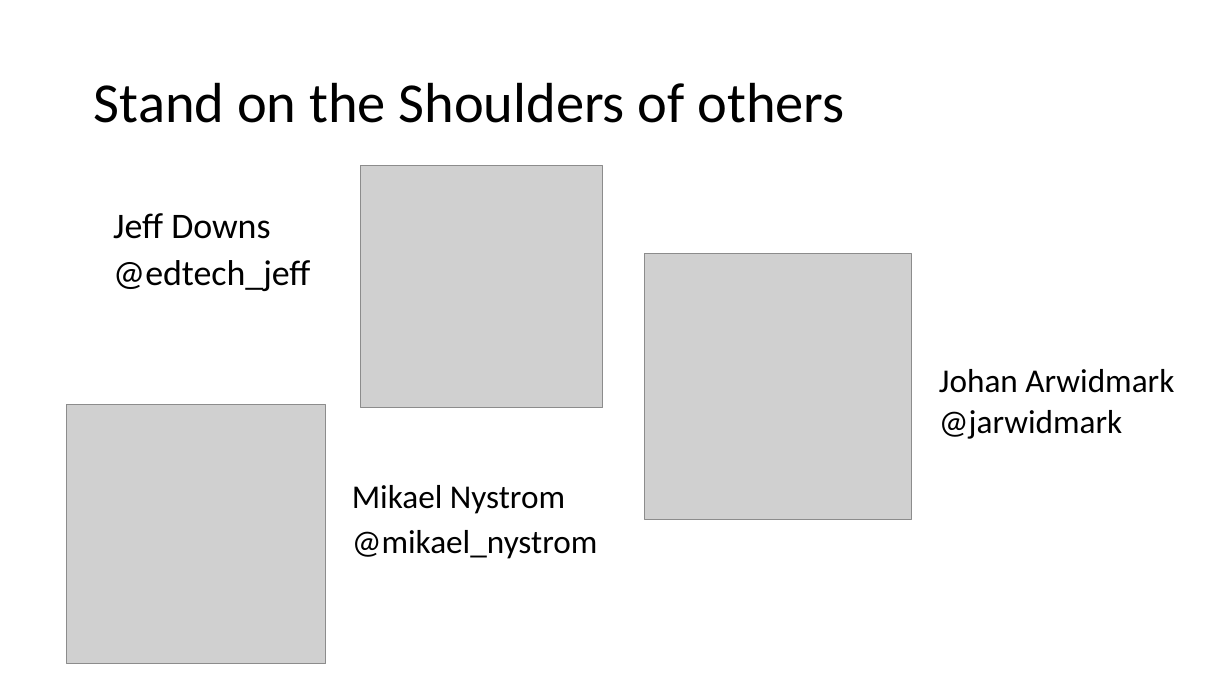
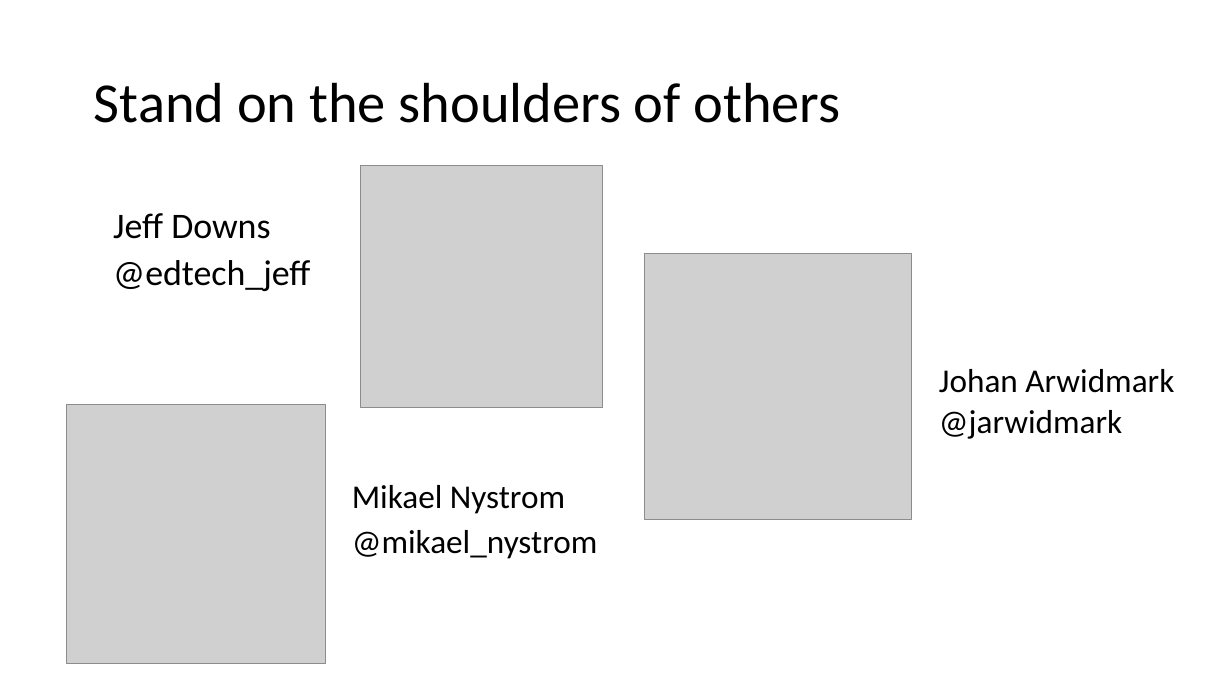
Before and after one commit to fydexx/HECC-2018, a slide deck: slide 3 of Deploying Windows 10 With MDT - Intro Slides.pptx. Drawn at 1232x693 pixels with LibreOffice and Linux fonts; fonts in the diff are those of the drawing; grey boxes stand for pictures. Boxes give left, top, right and bottom in pixels: in the first picture for what was removed or moved away, otherwise in the second. Text is boxed around its words. In the diff, an @@ line names an element or a change of style, - is before the commit and + after.

```diff
--- a/Deploying Windows 10 With MDT - Intro Slides.pptx
+++ b/Deploying Windows 10 With MDT - Intro Slides.pptx
@@ title at (94, 82, 841, 123): text changed @@
-Stand on the Shoulders of others
+Stand on the shoulders of others
```
Also in this commit, not shown: 2 other files.
